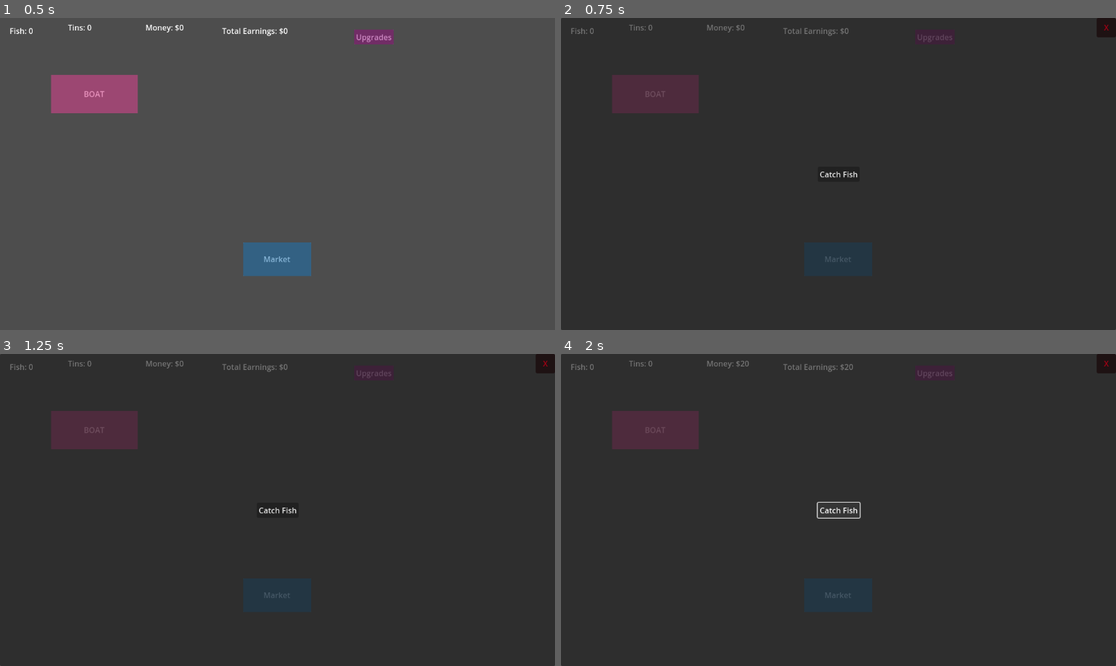
Above: before the commit, frames 1-4 (two rows, left to right).
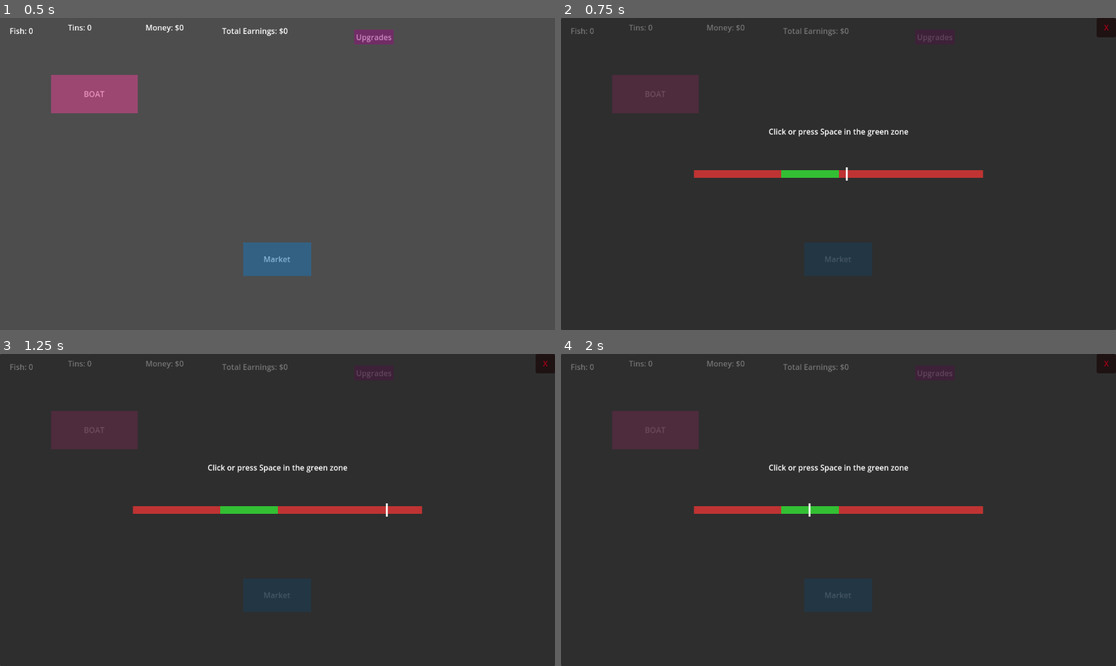
Above: after the commit, the same moments.

Repository: link108/abyssal-idle
Game: Godot game, scene res://main.tscn
Two runs of this game, one before a commit and one after it. Both use one fixed random seed, a clock stepped at 60 frames per second and the inputs below.
Inputs (mouse positions are in pixels of both pictures, inside the frame that each line leads up to):
- Up to frame 1 (0.5 s): no input
- Up to frame 2 (0.75 s): click "BOAT" at 0.5 s
- Up to frame 3 (1.25 s): no input
- Up to frame 4 (2 s): click (838, 510) at 1.25 s, where only the run before the commit has a clickable "Catch Fish"

Frame 1 is identical in both runs. In frame 2, 1.6% of the frame differs, in the area x 23-77%, y 35-53%; in frame 3, 1.6%; in frame 4, 1.7%, in the area x 23-77%, y 2-53%.

Commit message:
fishing minigame

Diff:
--- /dev/null
+++ b/data/upgrades.json
@@ -0,0 +1,88 @@
+[
+  {
+    "id": "rod_strength",
+    "name": "Stronger Rod",
+    "desc": "+1 fish per catch.",
+    "category": "fishing",
+    "requires": {},
+    "base_cost": 10,
+    "cost_mult": 1.5,
+    "max_level": 5,
+    "effects": [
+      { "type": "catch_add", "value": 1 }
+    ]
+  },
+  {
+    "id": "bait_bucket",
+    "name": "Better Bait",
+    "desc": "+1 fish per catch.",
+    "category": "fishing",
+    "requires": {
+      "upgrades": {
+        "rod_strength": 5
+      }
+    },
+    "base_cost": 25,
+    "cost_mult": 1.6,
+    "max_level": 5,
+    "effects": [
+      { "type": "catch_add", "value": 1 }
+    ]
+  },
+  {
+    "id": "fish_sale_price",
+    "name": "Street Vendor Network",
+    "desc": "+$2 per fish sold.",
+    "category": "fishing",
+    "requires": {},
+    "base_cost": 30,
+    "cost_mult": 1.7,
+    "max_level": -1,
+    "effects": [
+      { "type": "fish_sell_add", "value": 2 }
+    ]
+  },
+  {
+    "id": "fish_bulk_sales",
+    "name": "Bulk Fish Crates",
+    "desc": "Sell +1 extra fish per tick.",
+    "category": "fishing",
+    "requires": {},
+    "base_cost": 60,
+    "cost_mult": 1.8,
+    "max_level": -1,
+    "effects": [
+      { "type": "fish_sell_count_add", "value": 1 }
+    ]
+  },
+  {
+    "id": "tin_sale_price",
+    "name": "Premium Labels",
+    "desc": "+$2 per tin sold.",
+    "category": "cannery",
+    "requires": {
+      "cannery": true
+    },
+    "base_cost": 80,
+    "cost_mult": 1.6,
+    "max_level": -1,
+    "effects": [
+      { "type": "tin_sell_add", "value": 2 }
+    ]
+  },
+  {
+    "id": "cannery_efficiency",
+    "name": "Cannery Flow",
+    "desc": "Tins sell for +$5.",
+    "category": "cannery",
+    "requires": {
+      "cannery": true
+    },
+    "base_cost": 150,
+    "cost_mult": 1.8,
+    "max_level": 3,
+    "effects": [
+      { "type": "tin_sell_add", "value": 5 }
+    ]
+  }
+]
--- a/fishing_screen.gd
+++ b/fishing_screen.gd
@@ -2,20 +2,72 @@
 
 signal fish_caught(amount: int)
 
-# Called when the node enters the scene tree for the first time.
+@export var cursor_speed: float = 420.0
+@onready var bar_container := $Root/Minigame/BarContainer
+@onready var green_zone := $Root/Minigame/BarContainer/BarGreen
+@onready var cursor := $Root/Minigame/BarContainer/Cursor
+@onready var result_label := $Root/Minigame/ResultLabel
+
+var _cursor_x: float = 0.0
+var _bar_width: float = 0.0
+var _cursor_width: float = 0.0
+var _rng := RandomNumberGenerator.new()
+
 func _ready() -> void:
-    pass # Replace with function body.
+    _rng.randomize()
+    _bar_width = bar_container.size.x
+    _cursor_width = cursor.size.x
+    _reset_cursor()
 
+func _process(delta: float) -> void:
+    _bar_width = bar_container.size.x
+    _cursor_x += cursor_speed * delta
+    if _cursor_x > _bar_width - _cursor_width:
+        _cursor_x = 0.0
+    cursor.position.x = _cursor_x
 
-# Called every frame. 'delta' is the elapsed time since the previous frame.
-func _process(delta: float) -> void:
-    pass
+func _unhandled_input(event: InputEvent) -> void:
+    if not visible:
+        return
+    if event is InputEventKey and event.pressed and event.keycode == KEY_SPACE:
+        _attempt_catch()
+    elif event is InputEventMouseButton and event.pressed and event.button_index == MOUSE_BUTTON_LEFT:
+        _attempt_catch()
 
+func _attempt_catch() -> void:
+    var cursor_center: float = _cursor_x + (_cursor_width * 0.5)
+    var green_start: float = green_zone.position.x
+    var green_end: float = green_zone.position.x + green_zone.size.x
+    if cursor_center >= green_start and cursor_center <= green_end:
+        fish_caught.emit(1)
+        _show_result(true)
+    else:
+        _show_result(false)
+    _reset_cursor()
 
+func _reset_cursor() -> void:
+    _cursor_x = 0.0
+    cursor.position.x = _cursor_x
+    _randomize_green_zone()
 
-func _on_catch_button_pressed() -> void:
-    fish_caught.emit(1)
+func _randomize_green_zone() -> void:
+    _bar_width = bar_container.size.x
+    var green_width: float = green_zone.size.x
+    var max_x: float = max(0.0, _bar_width - green_width)
+    green_zone.position.x = _rng.randf_range(0.0, max_x)
 
+func _show_result(success: bool) -> void:
+    result_label.visible = true
+    result_label.modulate.a = 1.0
+    if success:
+        result_label.text = "Nice catch!"
+        result_label.modulate = Color(0.2, 0.9, 0.2, 1)
+    else:
+        result_label.text = "You scared the fish away!"
+        result_label.modulate = Color(0.9, 0.2, 0.2, 1)
+    var tween := create_tween()
+    tween.tween_property(result_label, "modulate:a", 0.0, 0.6)
+    tween.finished.connect(func(): result_label.visible = false)
 
 func _on_close_button_close_requested() -> void:
     get_parent().get_node("Dimmer").hide()
--- a/fishing_screen.tscn
+++ b/fishing_screen.tscn
@@ -24,20 +24,89 @@
 grow_horizontal = 2
 grow_vertical = 2
 
-[node name="CatchButton" type="Button" parent="Root"]
+[node name="Minigame" type="Control" parent="Root"]
 layout_mode = 1
 anchors_preset = 8
 anchor_left = 0.5
 anchor_top = 0.5
 anchor_right = 0.5
 anchor_bottom = 0.5
-offset_left = -43.5
-offset_top = -15.5
-offset_right = 43.5
-offset_bottom = 15.5
+offset_left = -320.0
+offset_top = -60.0
+offset_right = 320.0
+offset_bottom = 60.0
 grow_horizontal = 2
 grow_vertical = 2
-text = "Catch Fish"
+
+[node name="InstructionLabel" type="Label" parent="Root/Minigame"]
+layout_mode = 1
+anchors_preset = 8
+anchor_left = 0.5
+anchor_top = 0.0
+anchor_right = 0.5
+anchor_bottom = 0.0
+offset_left = -140.0
+offset_top = -40.0
+offset_right = 140.0
+offset_bottom = -16.0
+text = "Click or press Space in the green zone"
+horizontal_alignment = 1
+
+[node name="ResultLabel" type="Label" parent="Root/Minigame"]
+layout_mode = 1
+anchors_preset = 8
+anchor_left = 0.5
+anchor_top = 1.0
+anchor_right = 0.5
+anchor_bottom = 1.0
+offset_left = -140.0
+offset_top = 16.0
+offset_right = 140.0
+offset_bottom = 40.0
+horizontal_alignment = 1
+visible = false
+
+[node name="BarContainer" type="Control" parent="Root/Minigame"]
+layout_mode = 1
+anchors_preset = 8
+anchor_left = 0.5
+anchor_top = 0.5
+anchor_right = 0.5
+anchor_bottom = 0.5
+offset_left = -300.0
+offset_top = -8.0
+offset_right = 300.0
+offset_bottom = 8.0
+grow_horizontal = 2
+grow_vertical = 2
+
+[node name="BarRed" type="ColorRect" parent="Root/Minigame/BarContainer"]
+layout_mode = 1
+anchors_preset = 15
+anchor_right = 1.0
+anchor_bottom = 1.0
+color = Color(0.75, 0.2, 0.2, 1)
+
+[node name="BarGreen" type="ColorRect" parent="Root/Minigame/BarContainer"]
+layout_mode = 1
+anchors_preset = 15
+anchor_right = 0.2
+anchor_bottom = 1.0
+offset_left = 0.0
+offset_right = 0.0
+color = Color(0.2, 0.75, 0.2, 1)
+
+[node name="Cursor" type="ColorRect" parent="Root/Minigame/BarContainer"]
+layout_mode = 1
+anchors_preset = 1
+anchor_left = 0.0
+anchor_right = 0.0
+anchor_bottom = 1.0
+offset_left = 0.0
+offset_top = -6.0
+offset_right = 4.0
+offset_bottom = 6.0
+color = Color(1, 1, 1, 1)
 
 [node name="CloseButton" parent="Root" instance=ExtResource("2_ob6uv")]
 layout_mode = 1
@@ -46,5 +115,4 @@
 offset_right = 0.0
 offset_bottom = 40.0
 
-[connection signal="pressed" from="Root/CatchButton" to="." method="_on_catch_button_pressed"]
 [connection signal="close_requested" from="Root/CloseButton" to="." method="_on_close_button_close_requested"]
--- a/main.gd
+++ b/main.gd
@@ -56,6 +56,7 @@
 
 func _on_boat_button_pressed() -> void:
     print("Boat clicked")
+    get_viewport().gui_release_focus()
     $ModalLayer/Dimmer.show()
     $ModalLayer/FishingScreen.show()
 
--- a/main.tscn
+++ b/main.tscn
@@ -109,7 +109,7 @@
 anchor_bottom = 1.0
 grow_horizontal = 2
 grow_vertical = 2
-color = Color(0, 0, 0, 0.52156866)
+color = Color(0, 0, 0, 0.7607843)
 
 [node name="FishingScreen" parent="ModalLayer" instance=ExtResource("2_0xm2m")]
 visible = false
--- a/scripts/game_state.gd
+++ b/scripts/game_state.gd
@@ -3,6 +3,8 @@
 signal changed
 signal cannery_unlocked
 signal cannery_discovered
+
+const UPGRADE_DATA_PATH := "res://data/upgrades.json"
 
 # Economy
 var fish_count: int = 0
@@ -20,16 +22,22 @@
 enum SellMode { FISH, TINS }
 var sell_mode: SellMode = SellMode.FISH
 
+# Upgrades
+var upgrade_defs: Array = []
+var upgrade_defs_by_id: Dictionary = {}
+var upgrade_levels: Dictionary = {}
+
 # Called when the node enters the scene tree for the first time.
 func _ready() -> void:
-    pass # Replace with function body.
+    _load_upgrades()
 
 # Called every frame. 'delta' is the elapsed time since the previous frame.
 func _process(delta: float) -> void:
     pass
 
 func catch_fish(amount: int = 1) -> void:
-    fish_count += amount
+    var bonus := _get_effect_total("catch_add")
+    fish_count += max(1, amount + bonus)
     changed.emit()
 
 func make_tin() -> bool:
@@ -52,12 +60,13 @@
     match sell_mode:
         SellMode.FISH:
             if fish_count > 0:
-                fish_count -= 1
-                _add_money(20)
+                var count: int = min(fish_count, get_fish_sell_count())
+                fish_count -= count
+                _add_money(get_fish_sell_price() * count)
         SellMode.TINS:
             if tin_count > 0:
                 tin_count -= 1
-                _add_money(10)
+                _add_money(get_tin_sell_price())
     changed.emit()
 
 func set_sell_mode(mode: SellMode) -> void:
@@ -92,3 +101,111 @@
     is_cannery_unlocked = true
     cannery_unlocked.emit()
     return true
+
+################
+# Upgrade System
+################
+func _load_upgrades() -> void:
+    if upgrade_defs.size() > 0:
+        return
+    if not FileAccess.file_exists(UPGRADE_DATA_PATH):
+        return
+    var file := FileAccess.open(UPGRADE_DATA_PATH, FileAccess.READ)
+    var raw := file.get_as_text()
+    file.close()
+    var parsed = JSON.parse_string(raw)
+    if typeof(parsed) != TYPE_ARRAY:
+        return
+    upgrade_defs = parsed
+    upgrade_defs_by_id.clear()
+    for def in upgrade_defs:
+        if typeof(def) != TYPE_DICTIONARY:
+            continue
+        if not def.has("id"):
+            continue
+        upgrade_defs_by_id[def.id] = def
+
+func get_upgrade_defs() -> Array:
+    return upgrade_defs
+
+func get_upgrade_level(id: String) -> int:
+    return int(upgrade_levels.get(id, 0))
+
+func get_upgrade_cost(id: String) -> int:
+    var def = upgrade_defs_by_id.get(id, null)
+    if def == null:
+        return 0
+    var base_cost := int(def.get("base_cost", 0))
+    var cost_mult := float(def.get("cost_mult", 1.0))
+    var level := get_upgrade_level(id)
+    return int(round(base_cost * pow(cost_mult, level)))
+
+func is_upgrade_maxed(id: String) -> bool:
+    var def = upgrade_defs_by_id.get(id, null)
+    if def == null:
+        return true
+    var max_level := int(def.get("max_level", 1))
+    if max_level < 0:
+        return false
+    return get_upgrade_level(id) >= max_level
+
+func can_purchase_upgrade(id: String) -> bool:
+    if is_upgrade_maxed(id):
+        return false
+    var def = upgrade_defs_by_id.get(id, null)
+    if def == null:
+        return false
+    if not _meets_requirements(def):
+        return false
+    return money >= get_upgrade_cost(id)
+
+func purchase_upgrade(id: String) -> bool:
+    if not can_purchase_upgrade(id):
+        return false
+    var cost := get_upgrade_cost(id)
+    money -= cost
+    upgrade_levels[id] = get_upgrade_level(id) + 1
+    changed.emit()
+    return true
+
+func can_show_upgrade(def: Dictionary) -> bool:
+    return _meets_requirements(def)
+
+func _meets_requirements(def: Dictionary) -> bool:
+    var reqs: Dictionary = def.get("requires", {})
+    if reqs.is_empty():
+        return true
+    if reqs.get("cannery", false) and not is_cannery_unlocked:
+        return false
+    var upgrade_reqs: Dictionary = reqs.get("upgrades", {})
+    for req_id in upgrade_reqs.keys():
+        var needed := int(upgrade_reqs[req_id])
+        if get_upgrade_level(str(req_id)) < needed:
+            return false
+    return true
+
+func _get_effect_total(effect_type: String) -> int:
+    var total := 0
+    for def in upgrade_defs:
+        if typeof(def) != TYPE_DICTIONARY:
+            continue
+        var id := str(def.get("id", ""))
+        var level := get_upgrade_level(id)
+        if level <= 0:
+            continue
+        var effects: Array = def.get("effects", [])
+        for effect in effects:
+            if typeof(effect) != TYPE_DICTIONARY:
+                continue
+            if effect.get("type", "") == effect_type:
+                total += int(effect.get("value", 0)) * level
+    return total
+
+func get_fish_sell_price() -> int:
+    return 20 + _get_effect_total("fish_sell_add")
+
+func get_tin_sell_price() -> int:
+    return 10 + _get_effect_total("tin_sell_add")
+
+func get_fish_sell_count() -> int:
+    return 1 + _get_effect_total("fish_sell_count_add")
--- a/upgrade_screen.gd
+++ b/upgrade_screen.gd
@@ -2,6 +2,7 @@
 
 signal unlock_cannery_requested
 @onready var unlock_cannery_btn := $Control/UnlockCanneryButton
+@onready var upgrades_list := $Control/ScrollContainer/UpgradesList
 
 # Called when the node enters the scene tree for the first time.
 func _ready() -> void:
@@ -27,15 +28,75 @@
     # Visibility: only when discovered AND not purchased
     unlock_cannery_btn.visible = GameState.cannery_upgrade_is_visible()
 
-    if not unlock_cannery_btn.visible:
-        return
+    if unlock_cannery_btn.visible:
+        # Clickable state
+        unlock_cannery_btn.disabled = not GameState.can_purchase_cannery()
 
-    # Clickable state
-    unlock_cannery_btn.disabled = not GameState.can_purchase_cannery()
+        # Text: show cost or remaining amount
+        if GameState.can_purchase_cannery():
+            unlock_cannery_btn.text = "Unlock Cannery ($%d)" % GameState.CANNERY_UNLOCK_COST
+        else:
+            var remaining := GameState.CANNERY_UNLOCK_COST - GameState.money
+            unlock_cannery_btn.text = "Unlock Cannery (Need $%d)" % remaining
 
-    # Text: show cost or remaining amount
-    if GameState.can_purchase_cannery():
-        unlock_cannery_btn.text = "Unlock Cannery ($%d)" % GameState.CANNERY_UNLOCK_COST
-    else:
-        var remaining := GameState.CANNERY_UNLOCK_COST - GameState.money
-        unlock_cannery_btn.text = "Unlock Cannery (Need $%d)" % remaining
+    _rebuild_upgrade_list()
+
+func _rebuild_upgrade_list() -> void:
+    for child in upgrades_list.get_children():
+        child.queue_free()
+
+    var defs := GameState.get_upgrade_defs()
+    for def in defs:
+        if typeof(def) != TYPE_DICTIONARY:
+            continue
+        if not GameState.can_show_upgrade(def):
+            continue
+        var card := _create_upgrade_card(def)
+        upgrades_list.add_child(card)
+
+func _create_upgrade_card(def: Dictionary) -> Control:
+    var card := PanelContainer.new()
+    card.custom_minimum_size = Vector2(0, 72)
+
+    var hbox := HBoxContainer.new()
+    hbox.size_flags_horizontal = Control.SIZE_EXPAND_FILL
+    card.add_child(hbox)
+
+    var vbox := VBoxContainer.new()
+    vbox.size_flags_horizontal = Control.SIZE_EXPAND_FILL
+    hbox.add_child(vbox)
+
+    var name_label := Label.new()
+    var level := GameState.get_upgrade_level(def.get("id", ""))
+    var max_level := int(def.get("max_level", 1))
+    var level_text := ""
+    if max_level < 0:
+        level_text = " (Lv %d)" % level
+    elif max_level > 1:
+        level_text = " (Lv %d/%d)" % [level, max_level]
+    name_label.text = "%s%s" % [str(def.get("name", "Upgrade")), level_text]
+    vbox.add_child(name_label)
+
+    var desc_label := Label.new()
+    desc_label.text = str(def.get("desc", ""))
+    vbox.add_child(desc_label)
+
+    var buy_btn := Button.new()
+    buy_btn.text = _get_upgrade_button_text(def)
+    buy_btn.disabled = not GameState.can_purchase_upgrade(def.get("id", ""))
+    buy_btn.pressed.connect(_on_buy_pressed.bind(def.get("id", "")))
+    hbox.add_child(buy_btn)
+
+    return card
+
+func _get_upgrade_button_text(def: Dictionary) -> String:
+    var id := str(def.get("id", ""))
+    if GameState.is_upgrade_maxed(id):
+        return "Maxed"
+    var cost := GameState.get_upgrade_cost(id)
+    if GameState.can_purchase_upgrade(id):
+        return "Buy ($%d)" % cost
+    return "Need $%d" % cost
+
+func _on_buy_pressed(id: String) -> void:
+    GameState.purchase_upgrade(id)
--- a/upgrade_screen.tscn
+++ b/upgrade_screen.tscn
@@ -30,5 +30,22 @@
 offset_bottom = 220.0
 text = "Unlock Cannery - $50"
 
+[node name="ScrollContainer" type="ScrollContainer" parent="Control"]
+anchors_preset = 15
+anchor_right = 1.0
+anchor_bottom = 1.0
+offset_left = 40.0
+offset_top = 60.0
+offset_right = -40.0
+offset_bottom = -40.0
+
+[node name="UpgradesList" type="VBoxContainer" parent="Control/ScrollContainer"]
+anchors_preset = 15
+anchor_right = 1.0
+anchor_bottom = 1.0
+size_flags_horizontal = 3
+size_flags_vertical = 3
+theme_override_constants/separation = 10
+
 [connection signal="close_requested" from="Control/CloseButton" to="." method="_on_close_button_close_requested"]
 [connection signal="pressed" from="Control/UnlockCanneryButton" to="." method="_on_unlock_cannery_button_pressed"]
Not shown, added: docs/architecture.md
Not shown, added: docs/game_design.md
Not shown, added: docs/plan.md
